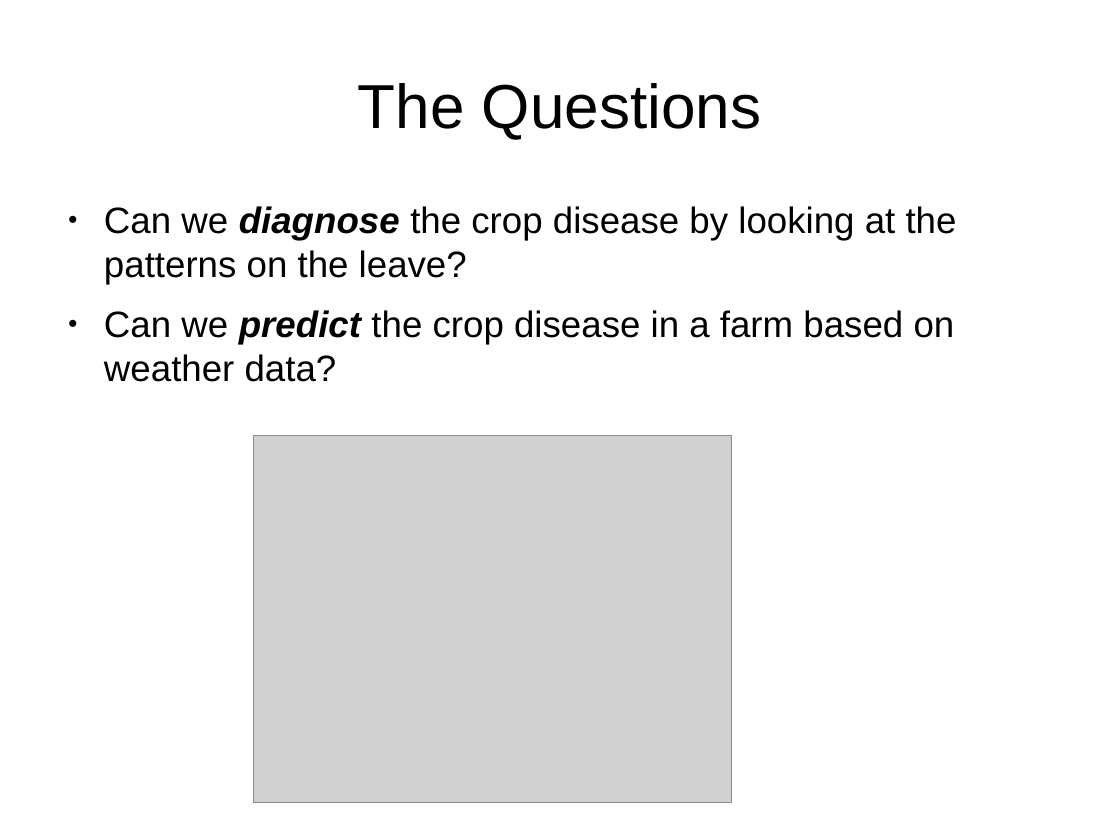
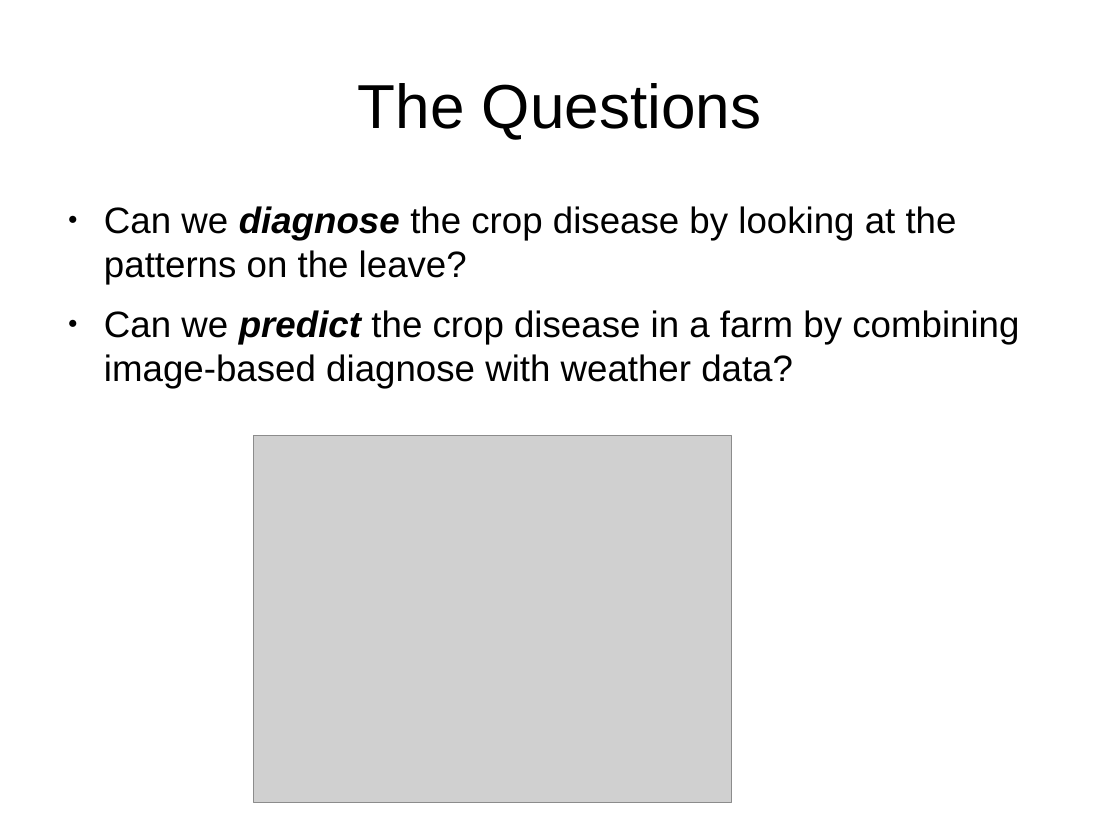
Before and after one commit to xxlatgh/Crop-doctor, a slide deck: slide 2 of capstone.odp. Drawn at 1120x840 pixels with LibreOffice and Linux fonts; fonts in the diff are those of the drawing; grey boxes stand for pictures. Boxes give left, top, right and bottom in pixels: in the first picture for what was removed or moved away, otherwise in the second. Text is boxed around its words. In the diff, an @@ line names an element or a change of style, - is before the commit and + after.

Commit message:
add ppt and data

```diff
--- a/capstone.odp
+++ b/capstone.odp
@@ text at (104,310,1019,388): text changed @@
-● Can we predict the crop disease in a farm based on weather data?
+● Can we predict the crop disease in a farm by combining image-based diagnose with weather data?
```
Also in this commit, not shown: 2 other slides changed, 4 other files.
